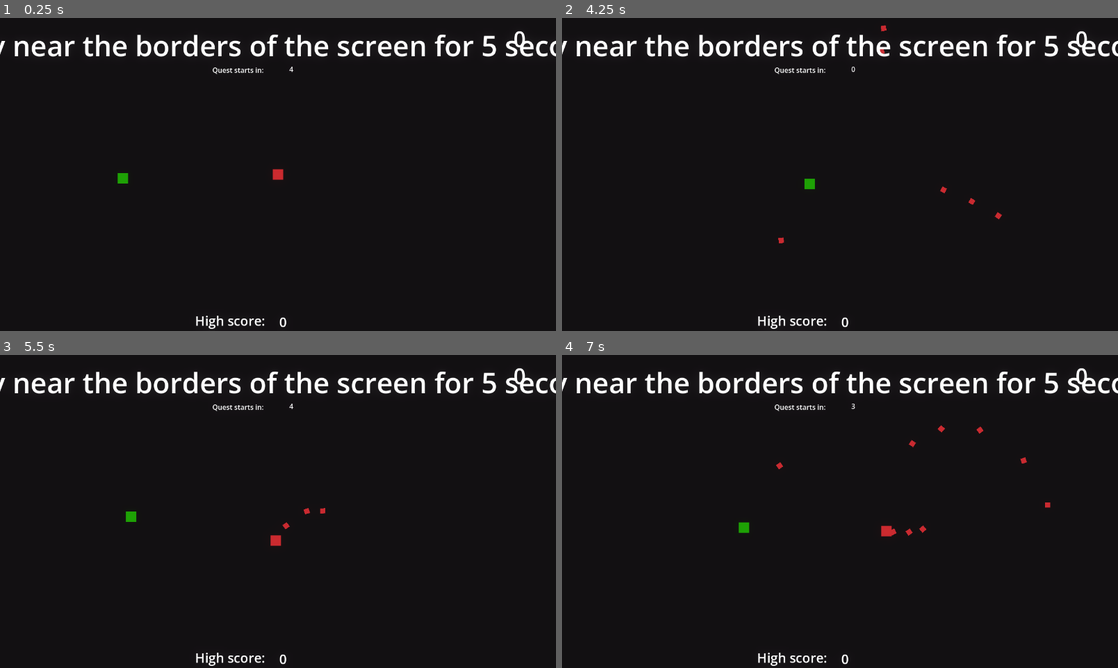
Above: before the commit, frames 1-4 (two rows, left to right).
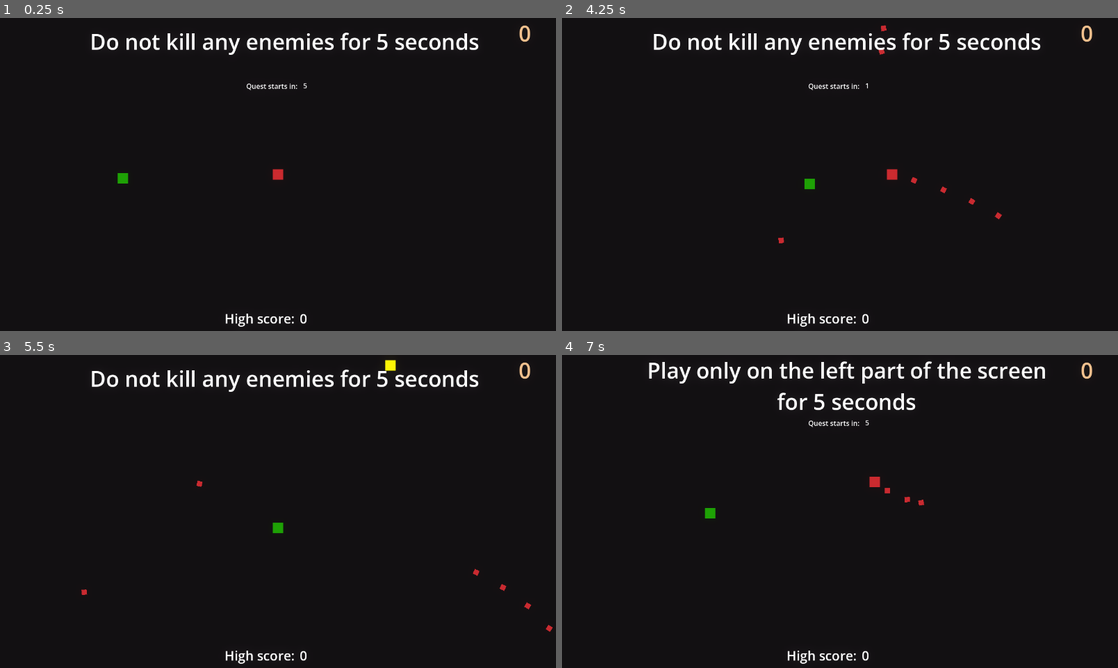
Above: after the commit, the same moments.

Repository: DiScarlet/ShootEm
Game: Godot game, scene res://scenes/arena.tscn
Two runs of this game, one before a commit and one after it. Both use one fixed random seed, a clock stepped at 60 frames per second and the inputs below.
Inputs (mouse positions are in pixels of both pictures, inside the frame that each line leads up to):
- Up to frame 1 (0.25 s): no input
- Up to frame 2 (4.25 s): tap Enter at 0.5 s; move the mouse to (962, 158) at 0.52 s; press the mouse at (962, 158) at 0.53 s; hold D (move_right) 0.53-1.28 s; move the mouse to (728, 190) at 1.27 s; release the mouse at (728, 190) at 1.28 s; hold S (move_down) 1.28-2.03 s; click (728, 190) at 1.35 s; move the mouse to (895, 105) at 2.02 s; press the mouse at (895, 105) at 2.03 s; hold D (move_right) 2.03-2.78 s; move the mouse to (812, 237) at 2.77 s; release the mouse at (812, 237) at 2.78 s; hold W (move_up) 2.78-3.53 s; click (812, 237) at 2.85 s; move the mouse to (1006, 221) at 3.52 s; press the mouse at (1006, 221) at 3.53 s; hold A (move_left) from 3.53 s (still down)
- Up to frame 3 (5.5 s): move the mouse to (111, 464) at 4.27 s; release the mouse at (111, 464) at 4.28 s; click (111, 464) at 4.35 s; move the mouse to (305, 511) at 5.02 s; release A (move_left) at 5.03 s; press the mouse at (305, 511) at 5.03 s; hold S (move_down) from 5.03 s (still down)
- Up to frame 4 (7 s): move the mouse to (756, 433) at 5.77 s; release S (move_down) at 5.78 s; release the mouse at (756, 433) at 5.78 s; hold D (move_right) 5.78-6.53 s; click (756, 433) at 5.85 s; move the mouse to (962, 495) at 6.52 s; press the mouse at (962, 495) at 6.53 s; hold W (move_up) from 6.53 s (still down)

The runs differ from the first frame. In frame 1, 3.7% of the frame differs, in the area x 0-100%, y 2-100%; in frame 2, 3.8%; in frame 3, 4.0%; in frame 4, 5.3%.

Commit message:
Improved UI, added music, removed bugs

Diff:
--- a/scenes/arena.tscn
+++ b/scenes/arena.tscn
@@ -12,6 +12,7 @@
 [ext_resource type="PackedScene" uid="uid://cggixvs17i0el" path="res://scenes/powerups/power_up_damage.tscn" id="6_41jku"]
 [ext_resource type="Script" uid="uid://bi7yxc83hanjg" path="res://scripts/quests/quest_label.gd" id="10_k1k1x"]
 [ext_resource type="Script" uid="uid://djst5gdekcofa" path="res://scripts/quests/Additional_UI/grace_start_timer.gd" id="11_ajq0i"]
+[ext_resource type="AudioStream" uid="uid://c2v5pag0oebpj" path="res://assets/audio/music.mp3" id="13_8vbsj"]
 
 [sub_resource type="Environment" id="Environment_wl4x5"]
 background_mode = 3
@@ -58,11 +59,10 @@
 anchors_preset = 1
 anchor_left = 1.0
 anchor_right = 1.0
-offset_left = -98.0
-offset_top = 13.0
-offset_right = -12.0
-offset_bottom = 82.0
+offset_left = -86.0
+offset_bottom = 69.0
 grow_horizontal = 0
+theme_override_colors/font_color = Color(0.9510427, 0.7500664, 0.54699606, 1)
 theme_override_font_sizes/font_size = 50
 text = "100"
 script = ExtResource("4_xdvfk")
@@ -74,9 +74,10 @@
 anchor_top = 1.0
 anchor_right = 0.5
 anchor_bottom = 1.0
-offset_left = 3.0
-offset_top = -42.0
-offset_right = 54.0
+offset_left = 50.0
+offset_top = -50.0
+offset_right = 101.0
+offset_bottom = -8.0
 grow_horizontal = 2
 grow_vertical = 0
 theme_override_font_sizes/font_size = 30
@@ -90,10 +91,10 @@
 anchor_top = 1.0
 anchor_right = 0.5
 anchor_bottom = 1.0
-offset_left = -191.0
-offset_top = -45.0
-offset_right = -30.0
-offset_bottom = -3.0
+offset_left = -123.0
+offset_top = -50.0
+offset_right = 38.0
+offset_bottom = -8.0
 grow_horizontal = 2
 grow_vertical = 0
 theme_override_font_sizes/font_size = 30
@@ -104,25 +105,31 @@
 anchors_preset = 5
 anchor_left = 0.5
 anchor_right = 0.5
-offset_right = 1280.0
-offset_bottom = 125.0
+offset_left = 130.0
+offset_right = 1182.0
+offset_bottom = 168.0
 grow_horizontal = 2
 
-[node name="Label" type="Label" parent="UI/QuestControl" unique_id=317403508]
+[node name="MainLabelContainer" type="CenterContainer" parent="UI/QuestControl" unique_id=717539841]
+custom_minimum_size = Vector2(0, 50)
 layout_mode = 1
-anchors_preset = 8
+anchors_preset = 5
 anchor_left = 0.5
-anchor_top = 0.5
 anchor_right = 0.5
-anchor_bottom = 0.5
-offset_left = -615.0
-offset_top = -45.0
-offset_right = 629.0
-offset_bottom = 45.0
+offset_left = -520.0
+offset_right = 520.0
+offset_bottom = 109.0
 grow_horizontal = 2
-grow_vertical = 2
-theme_override_font_sizes/font_size = 65
+
+[node name="Label" type="Label" parent="UI/QuestControl/MainLabelContainer" unique_id=317403508]
+custom_minimum_size = Vector2(1010, 70)
+layout_mode = 2
+size_flags_horizontal = 4
+theme_override_font_sizes/font_size = 50
 text = "Quest text here"
+horizontal_alignment = 1
+vertical_alignment = 1
+autowrap_mode = 3
 script = ExtResource("10_k1k1x")
 
 [node name="StartsInLabel" type="Label" parent="UI/QuestControl" unique_id=1587331598]
@@ -132,10 +139,9 @@
 anchor_top = 1.0
 anchor_right = 0.5
 anchor_bottom = 1.0
-offset_left = -151.0
-offset_top = -17.0
-offset_right = -33.0
-offset_bottom = 6.0
+offset_left = -89.0
+offset_top = -23.0
+offset_right = 29.0
 grow_horizontal = 2
 grow_vertical = 0
 text = "Quest starts in:"
@@ -147,10 +153,10 @@
 anchor_top = 1.0
 anchor_right = 0.5
 anchor_bottom = 1.0
-offset_left = 26.0
-offset_top = -19.0
-offset_right = 66.0
-offset_bottom = 4.0
+offset_left = 42.0
+offset_top = -24.0
+offset_right = 82.0
+offset_bottom = -1.0
 grow_horizontal = 2
 grow_vertical = 0
 text = "0"
@@ -164,6 +170,10 @@
 
 [node name="ScreenShakeTimer" type="Timer" parent="Camera2D" unique_id=800695450]
 
+[node name="AudioStreamPlayer" type="AudioStreamPlayer" parent="." unique_id=1531487500]
+stream = ExtResource("13_8vbsj")
+autoplay = true
+
 [connection signal="timeout" from="EnemySpawnTimer" to="." method="_on_enemy_spawn_timer_timeout"]
 [connection signal="timeout" from="IntervalTimer" to="." method="_on_interval_timer_timeout"]
 [connection signal="timeout" from="PowerupSpawnTimer" to="." method="_on_powerup_spawn_timer_timeout"]
--- a/scenes/enemies/enemy_blue.tscn
+++ b/scenes/enemies/enemy_blue.tscn
@@ -7,4 +7,5 @@
 SPEED = 100
 MAX_HP = 5
 KNOCKBACK = 300
+POINT_VALUE = 20
 color_name = "blue"
--- a/scenes/enemies/enemy_yellow.tscn
+++ b/scenes/enemies/enemy_yellow.tscn
@@ -5,6 +5,7 @@
 [node name="EnemyYellow" unique_id=81046350 instance=ExtResource("1_v200n")]
 modulate = Color(0.99215686, 0.9647059, 0.039215688, 1)
 SPEED = 50
-MAX_HP = 15
+MAX_HP = 10
 KNOCKBACK = 1000
+POINT_VALUE = 30
 color_name = "yellow"
--- a/scripts/cores/EnemyCore.gd
+++ b/scripts/cores/EnemyCore.gd
@@ -17,20 +17,6 @@
 @onready var current_color = modulate
 
 #FUNCS
-#system overrides
-func _process(_delta: float) -> void:
-	if hp <= 0:
-		if GameManager.camera != null:
-			GameManager.camera.screen_shake(GameManager.SHAKE_INTENSITY, 0.1)
-
-		GameManager.points += 10
-		QuestManager.enemy_killed.emit(color_name)
-		if GameManager.node_creation_parent != null:
-			var blood_part_instance = GameManager.instance_node(blood_particles, global_position, GameManager.node_creation_parent)
-			blood_part_instance.rotation = velocity.angle()
-			blood_part_instance.modulate = Color.from_hsv(current_color.h, GameManager.BLOOD_SATURATION, GameManager.BLOOD_VALUE)
-		queue_free()
-
 #action items
 func basic_movement_towards_player(delta: float) -> void:
 	if GameManager.player != null and stun == false:
@@ -40,14 +26,29 @@
 		velocity = lerp(velocity, Vector2(0, 0), 0.3)
 		global_position += velocity * delta
 
+func check_for_death():
+	if hp <= 0:
+			if GameManager.camera != null:
+				GameManager.camera.screen_shake(GameManager.SHAKE_INTENSITY, 0.1)
+
+			GameManager.points += 10
+			QuestManager.enemy_killed.emit(color_name)
+			if GameManager.node_creation_parent != null:
+				var blood_part_instance = GameManager.instance_node(blood_particles, global_position, GameManager.node_creation_parent)
+				blood_part_instance.rotation = velocity.angle()
+				blood_part_instance.modulate = Color.from_hsv(current_color.h, GameManager.BLOOD_SATURATION, GameManager.BLOOD_VALUE)
+			queue_free()
+
 #event functions
 	#custom
 func on_damaged(stun_timer: Timer, damage):
-		modulate = Color(1, 1, 1)
-		velocity = -velocity * KNOCKBACK
-		hp -= damage
-		stun = true
-		stun_timer.start()
+	modulate = Color(1, 1, 1)
+	velocity = -velocity * KNOCKBACK
+	hp -= damage
+	stun = true
+	stun_timer.start()
+
+	check_for_death()
 
 	#system
 func _on_hitbox_area_entered(area: Area2D) -> void:
--- a/scripts/enemy.gd
+++ b/scripts/enemy.gd
@@ -1,8 +1,6 @@
 extends "res://scripts/cores/EnemyCore.gd"
-
 
 #FUNCS
 #system overrides
 func _process(delta: float) -> void:
 	basic_movement_towards_player(delta)
-	super(delta)
--- a/scripts/powerups/power_up_reload.gd
+++ b/scripts/powerups/power_up_reload.gd
@@ -3,7 +3,7 @@
 
 #VARS
 #CONSTS
-const LIFESPAN = 5.0
+const LIFESPAN = 8.0
 #exports
 @export var player_var_modify: String
 @export var player_var_set: float
@@ -22,6 +22,7 @@
 #event functions
 func _on_hitbox_area_entered(area: Area2D) -> void:
 	if area.is_in_group("Player"):
+		print("POWERUP COLLECTED!")
 		var player = area.get_parent()
 		var timer = player.get_node("TimerPowerUp")
 
--- a/scripts/quests/Additional_UI/grace_start_timer.gd
+++ b/scripts/quests/Additional_UI/grace_start_timer.gd
@@ -2,15 +2,17 @@
 
 #VARS
 #consts
-const GRACE_TIME = 4
+const GRACE_TIME = 5
 #locals
 var time_left_counter := GRACE_TIME
 #Godot elements
 @onready var start_time_label: Label = $"../StartTimeLabel"
+@onready var static_label: Label = $"../StartsInLabel"
 
 #FUNCS
 #system overrides
 func _ready() -> void:
+	set_labels_visibility(false)
 	QuestManager.start_grace_timer.connect(start_countdown)
 	timeout.connect(_on_timeout)
 
@@ -19,6 +21,9 @@
 	if not is_stopped():
 		return
 	print("Grace timer has STARTED")
+
+	set_labels_visibility(true)
+
 	time_left_counter = GRACE_TIME
 	wait_time = 1.0
 	one_shot = false
@@ -33,6 +38,13 @@
 
 	if time_left_counter <= 0:
 		stop()
-		start_time_label.text = "0"
+
+		set_labels_visibility(false)
+
 		print("Grace timer has finished")
 		QuestManager.grace_timer_finished.emit()
+
+#helper funcs
+func set_labels_visibility(is_visible:bool):
+	start_time_label.visible = is_visible
+	static_label.visible = is_visible
--- a/scripts/quests/QuestManager.gd
+++ b/scripts/quests/QuestManager.gd
@@ -54,6 +54,9 @@
 	add_child(quest_timer)
 	quest_timer.one_shot = true
 
+	#set variables
+	quest_state = QuestState.PREPARING
+
 	#execute preparation functions
 	initialize_center_rect()
 
@@ -92,8 +95,7 @@
 	else:
 		player = GameManager.player
 
-	#HRDCODED FOR TESTING replace with current_template = quest_templates.keys().pick_random()
-	current_template = "border_only"
+	current_template = quest_templates.keys().pick_random()
 	GameManager.quest_type = current_template
 	var template = quest_templates[current_template]
 
@@ -213,7 +215,7 @@
 	quest_state = QuestState.ACTIVE
 
 func start_base_timer(time):
-	start_base()
+	await start_base()
 	quest_timer.wait_time = time
 	if !quest_timer.timeout.is_connected(complete_quest):
 		quest_timer.timeout.connect(complete_quest)
@@ -221,17 +223,16 @@
 
 
 func start_location_quest():
-	start_base()
+	await start_base()
 	set_process(true)
 
 func start_multi_kill():
-	start_base()
+	await start_base()
 	quest_timer.wait_time = time_limit
 	if !quest_timer.timeout.is_connected(fail_quest):
 		quest_timer.timeout.connect(fail_quest)
 
 func start_center_border_only():
-	print("In start_center_border_only")
 	start_base_timer(quest_duration)
 	set_process(true)
 
@@ -256,10 +257,8 @@
 	var player_pos = player.global_position
 
 	if center_rect.has_point(player_pos):
-		print("in center")
 		return true
 	else:
-		print("NOT in center")
 		return false
 
 #player events functions
--- a/scripts/singletons/GameManager.gd
+++ b/scripts/singletons/GameManager.gd
@@ -17,7 +17,7 @@
 	#other func's constants
 const SHAKE_INTENSITY = 3
 const DIFFICULTY_INTERVAL = 3.0
-const MAX_DIFFICULTY = 0.2
+const MAX_DIFFICULTY = 0.4
 #locals(for GameManager)/globals(for all nodes)
 var node_creation_parent = null
 var points = 0
Not shown, added: assets/audio/music.mp3.import
Binary file removed: images/godotwaka.png
Not shown, removed: images/godotwaka.png.import
Binary file removed: images/godotwaka2.png
Not shown, removed: images/godotwaka2.png.import
Binary file removed: images/icon.jpg
Not shown, removed: images/icon.jpg.import
Not shown, added: assets/audio/music.mp3
